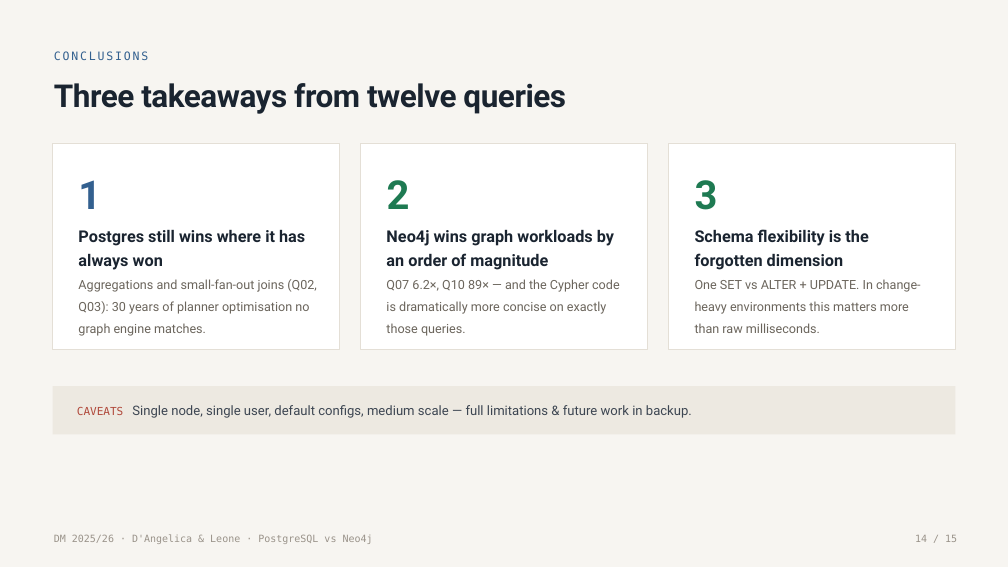
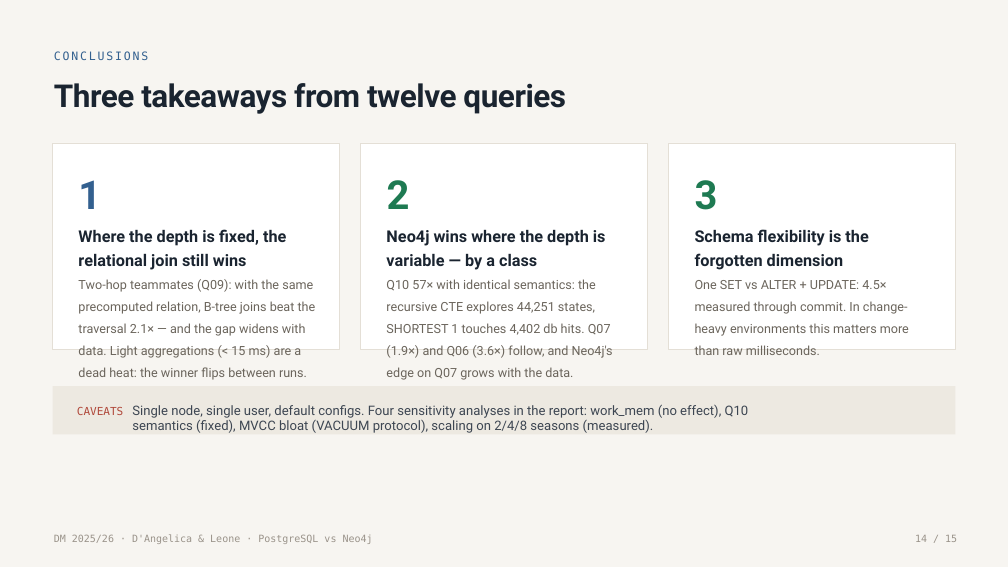
Before and after one commit to g1up3/DM-Project-2026, a slide deck: slide 14 of PostgreSQL_vs_Neo4j_DAngelica_Leone.pptx. Drawn at 1008x567 pixels with LibreOffice and Linux fonts; fonts in the diff are those of the drawing. Boxes give left, top, right and bottom in pixels: in the first picture for what was removed or moved away, otherwise in the second. Text is boxed around its words. In the diff, an @@ line names an element or a change of style, - is before the commit and + after.

```diff
--- a/PostgreSQL_vs_Neo4j_DAngelica_Leone.pptx
+++ b/PostgreSQL_vs_Neo4j_DAngelica_Leone.pptx
@@ text at <box>78,229,286,270</box>: text changed @@
-Postgres still wins where it has always won
+Where the depth is fixed, the relational join still wins
@@ text at <box>386,230,606,270</box>: text changed @@
-Neo4j wins graph workloads by an order of magnitude
+Neo4j wins where the depth is variable — by a class
@@ text at <box>78,279,316,380</box>: text changed @@
-Aggregations and small-fan-out joins (Q02, Q03): 30 years of planner optimisation no graph engine matches.
+Two-hop teammates (Q09): with the same precomputed relation, B-tree joins beat the traversal 2.1× — and the gap widens with data. Light aggregations (< 15 ms) are a dead heat: the winner flips between runs.
@@ text at <box>386,279,613,380</box>: text changed @@
-Q07 6.2×, Q10 89× — and the Cypher code is dramatically more concise on exactly those queries.
+Q10 57× with identical semantics: the recursive CTE explores 44,251 states, SHORTEST 1 touches 4,402 db hits. Q07 (1.9×) and Q06 (3.6×) follow, and Neo4j's edge on Q07 grows with the data.
@@ text at <box>695,280,909,355</box>: text changed @@
-One SET vs ALTER + UPDATE. In change-heavy environments this matters more than raw milliseconds.
+One SET vs ALTER + UPDATE: 4.5× measured through commit. In change-heavy environments this matters more than raw milliseconds.
@@ text at <box>132,405,749,433</box>: text changed @@
-Single node, single user, default configs, medium scale — full limitations & future work in backup.
+Single node, single user, default configs. Four sensitivity analyses in the report: work_mem (no effect), Q10 semantics (fixed), MVCC bloat (VACUUM protocol), scaling on 2/4/8 seasons (measured).
```
Also in this commit, not shown: 8 other slides changed.
